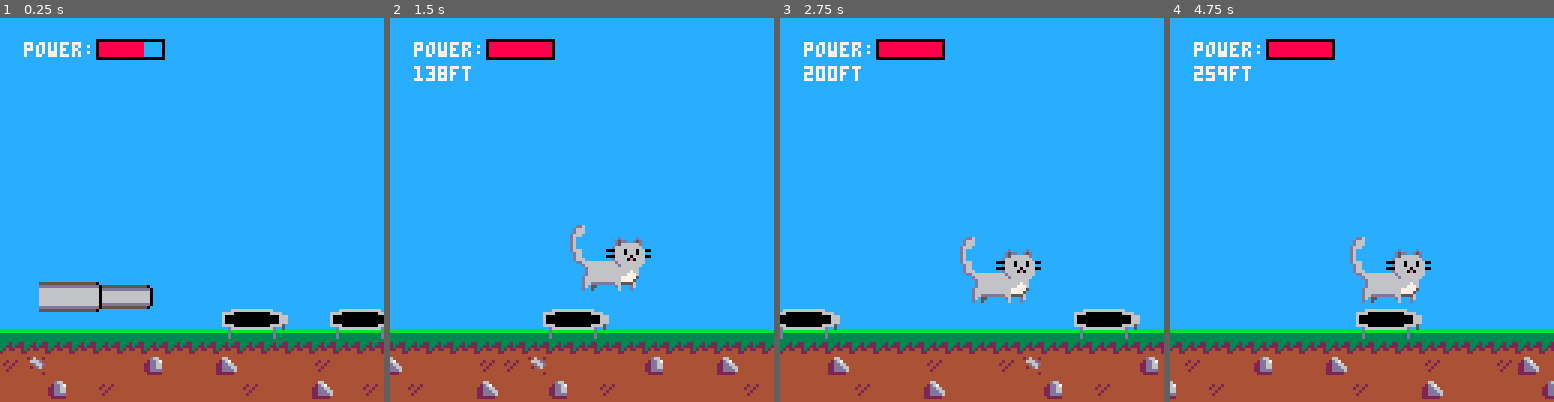
Above: before the commit, frames 1-4 (left to right).
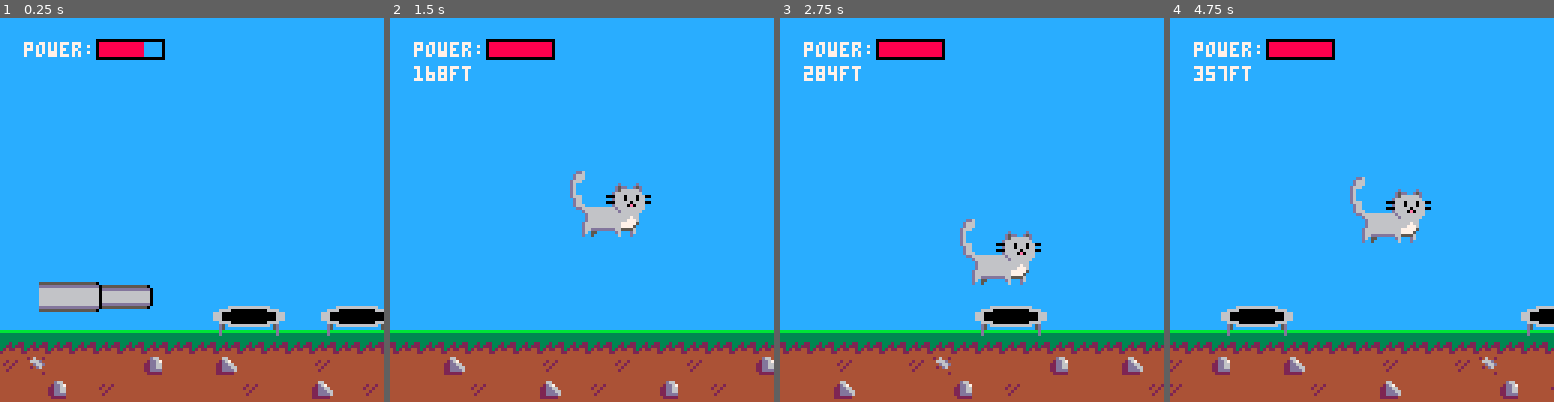
Above: after the commit, the same moments.

Repository: andrewedstrom/kitten-cannon-pico-8
Game: PICO-8 cartridge kitten-cannon.p8
Two runs of this game, one before a commit and one after it. Both use one fixed random seed, a clock stepped at 60 frames per second and the inputs below.
Inputs:
- Up to frame 1 (0.25 s): no input
- Up to frame 2 (1.5 s): tap X (X key) at 0.33, 1.07 s; tap O (Z key) at 0.7 s
- Up to frame 3 (2.75 s): tap O (Z key) at 1.7, 2.1, 2.5 s; tap X (X key) at 1.85 s; hold Up 2.15-2.42 s
- Up to frame 4 (4.75 s): tap O (Z key) every 0.4 s from 2.9 to 4.5 s; tap X (X key) at 2.97, 4.08 s; hold Down 3.63-3.97 s; hold Up from 4.73 s (still down)

The runs differ from the first frame. In frame 1, 1.3% of the frame differs, in the area x 55-100%, y 75-84%; in frame 2, 8.0%; in frame 3, 9.1%; in frame 4, 10%, in the area x 0-100%, y 13-100%.

Commit message:
clean up trampoline, reduce hitbox size

Diff:
--- a/kitten-cannon.p8
+++ b/kitten-cannon.p8
@@ -91,8 +91,8 @@
 function make_trampoline(x)
     return {
         x = x,
-        y = ground_y - 7,
-        w = 22,
+        y = ground_y - 8,
+        w = 18,
         h = 6,
         sh = 10,
         bounce_multiplier = 1.25,
@@ -100,7 +100,7 @@
         draw = function(self)
             palt(0, false)
             palt(12, true)
-            sspr(40, 17, self.w, self.sh, self.x, self.y)
+            sspr(38, 17, self.w+6, self.sh, self.x-3, self.y)
             -- rect(self.x,self.y,self.x+self.w,self.y+self.h,7)
             pal()
         end,
@@ -299,11 +299,11 @@
 00000000ffffd66dddddddd6655556fffffffc666000000000000000000666cccccccccccccccccccccbcbbccccccccccccccccccccccccccccccccccccccccc
 00000000ffffd6f55ffffffd6fffd6fffffffc666000000000000000000666cccccccccccccccccccccb3bcccccccccccccccccccccccccccccccccccccccccc
 00000000ffffdff5ffffffff6fffdffffffffc666000000000000000000666cccccccccccccccccccccb3ccccccccccccccccccccccccccccccccccccccccccc
-00000000fffffffffffffffffffffffffffffcc5666600000000000066665ccccccccccccccccccccccbcccccccccccccccccccccccccccccccccccccccccccc
-00000000ffdd6ffffffffffffffffffffffffcc5ccd66666666666666dcc5ccccccccccccccccccccccbcccccccccccccccccccccccccccccccccccccccccccc
-00000000fd666ffffffffffffffffffffffcccccccdccccccccccccccdcccccccccccccc4444444444444444cccccccccccccccccccccccccccccccccccccccc
-00000000fd666ffffffffffffffffffffffcccccccdccccccccccccccdcccccccccccccc4466444444d66444cccccccccccccccccccccccccccccccccccccccc
-00000000d666fffffffffffffffffffffffcccccccdccccccccccccccdcccccccccccccc42d6744442dd6744cccccccccccccccccccccccccccccccccccccccc
+00000000fffffffffffffffffffffffffffffccc66660000000000006666cccccccccccccccccccccccbcccccccccccccccccccccccccccccccccccccccccccc
+00000000ffdd6ffffffffffffffffffffffffcccd5c66666666666666c5dcccccccccccccccccccccccbcccccccccccccccccccccccccccccccccccccccccccc
+00000000fd666ffffffffffffffffffffffcccccd5cccccccccccccccc5dcccccccccccc4444444444444444cccccccccccccccccccccccccccccccccccccccc
+00000000fd666ffffffffffffffffffffffcccccdccccccccccccccccccdcccccccccccc4466444444d66444cccccccccccccccccccccccccccccccccccccccc
+00000000d666fffffffffffffffffffffffcccccdccccccccccccccccccdcccccccccccc42d6744442dd6744cccccccccccccccccccccccccccccccccccccccc
 00000000d6ffffffffffffffdfffffdffffccccccccccccccccccccccccccccccccccccc22dd664422dd6644cccccccccccccccccccccccccccccccccccccccc
 00000000d6fffffffffffffd5ddffd5dfffccccccccccccccccccccccccccccccccccccc22ddd66422dd6644cccccccccccccccccccccccccccccccccccccccc
 00000000d6fffffffffffffd5666666dfffccccccccccccccccccccccccccccccccccccc22dddd6422dddd44cccccccccccccccccccccccccccccccccccccccc
--- a/sprite-rotate.lua
+++ b/sprite-rotate.lua
@@ -24,8 +24,8 @@
     local sh = tile_size * h
 
     -- precompute angle trigonometry
-    local sa = sin(angle)
-    local ca = cos(angle)
+    local sinOfAngle = sin(angle)
+    local cosOfAngle = cos(angle)
 
     -- in the operations below, we work "inside" pixels as much as possible (offset 0.5 from top-left corner)
     --  then floor coordinates (or let PICO-8 functions auto-floor) at the last moment for more symmetrical results
@@ -68,8 +68,8 @@
                 -- compute pixel location on source sprite in spritesheet
                 -- this basically a reverse rotation matrix to find which pixel
                 --  on the original sprite should be represented
-                local rotated_dx = ca * dx + sa * dy
-                local rotated_dy = -sa * dx + ca * dy
+                local rotated_dx = cosOfAngle * dx + sinOfAngle * dy
+                local rotated_dy = -sinOfAngle * dx + cosOfAngle * dy
 
                 -- spare a few tokens by not flooring xx and yy
                 --  we should semantically, but fortunately sget does auto-floor arguments
@@ -80,7 +80,6 @@
                 --  that are outside the source sprite
                 -- simply check if the source pixel is located in the source sprite rectangle
                 if xx >= 0 and xx < sw and yy >= 0 and yy < sh then
-                    -- get source pixel
                     local c = sget(sx + xx, sy + yy)
                     -- ignore if transparent color
                     if c ~= transparent_color then
